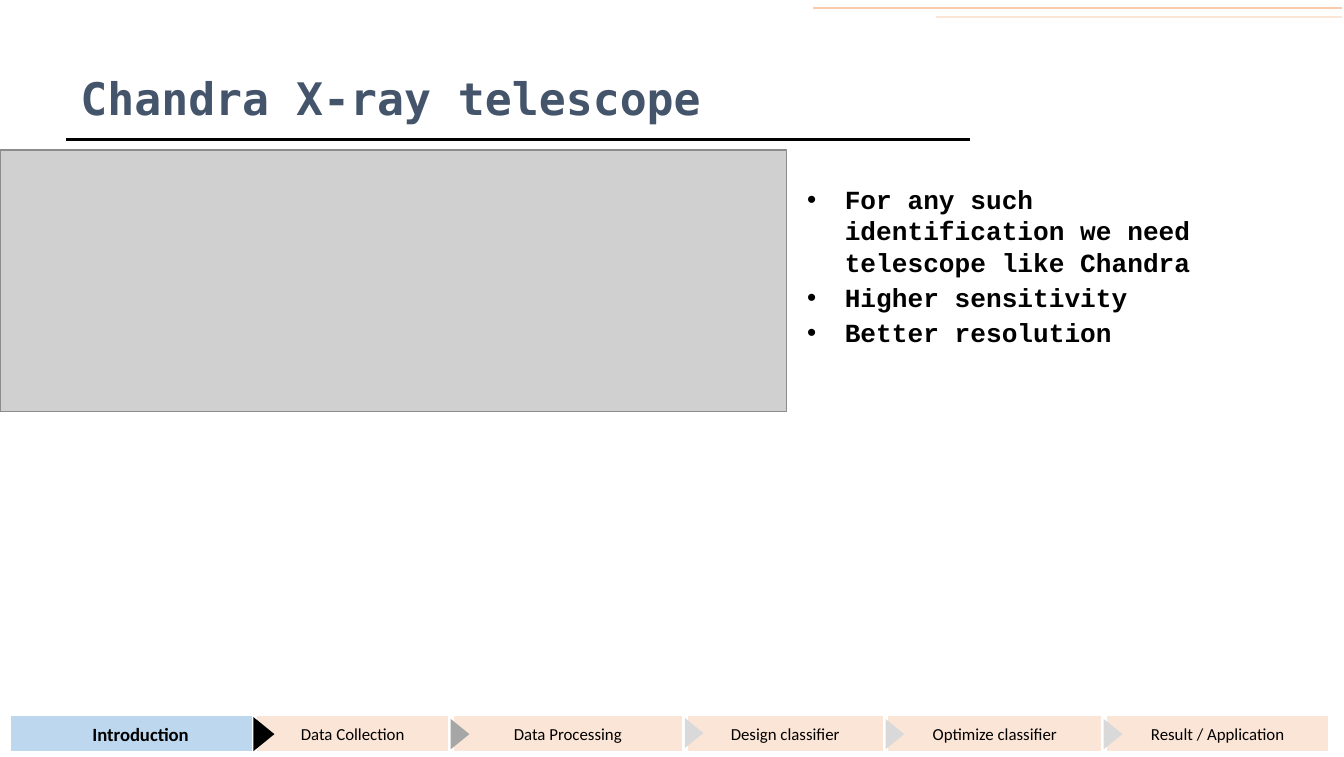
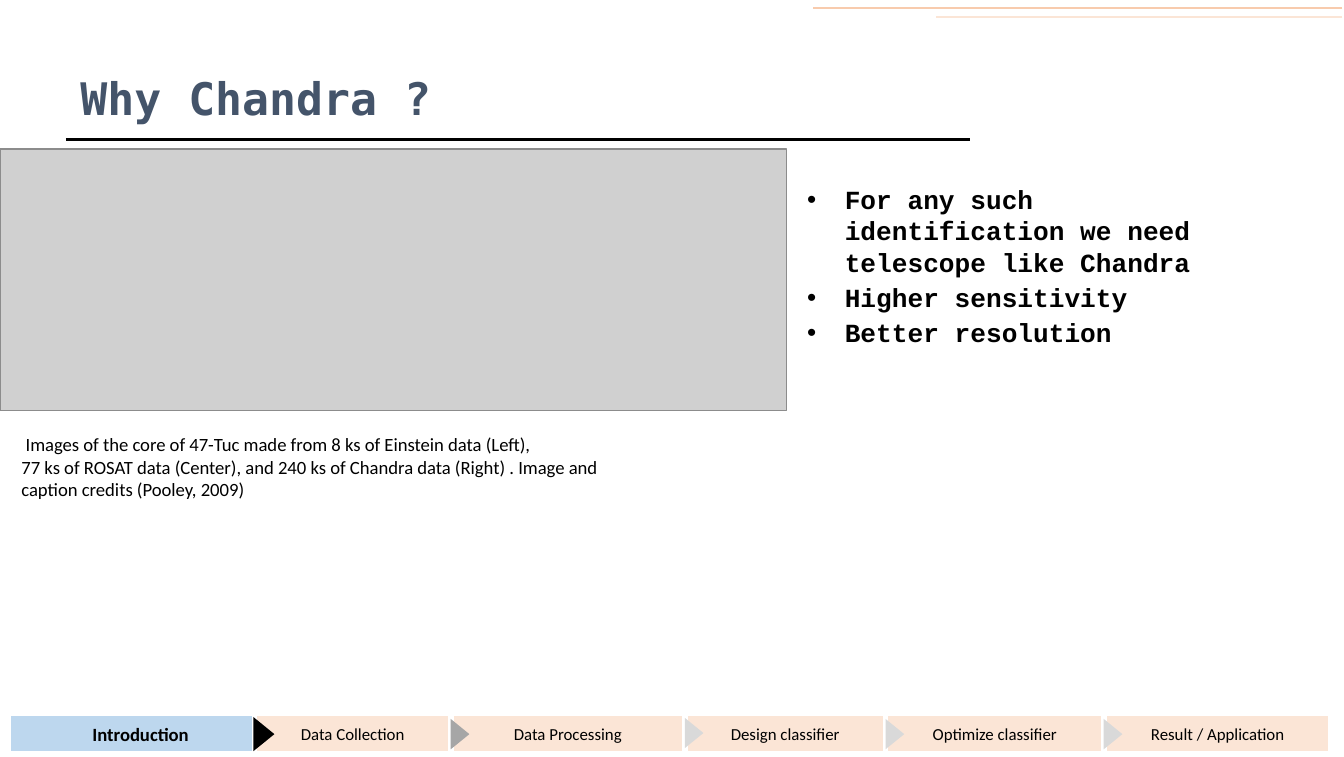
Before and after one commit to KumaranShivam5/gemini, a slide deck: slide 10 of presentation/end_sem_dec_2021/ppt_draft_backup.pptx (slide 8 before the commit). Drawn at 1344x757 pixels with LibreOffice and Linux fonts; fonts in the diff are those of the drawing; grey boxes stand for pictures. Boxes give left, top, right and bottom in pixels: in the first picture for what was removed or moved away, otherwise in the second. Text is boxed around its words. In the diff, an @@ line names an element or a change of style, - is before the commit and + after.

```diff
--- a/presentation/end_sem_dec_2021/ppt_draft_backup.pptx
+++ b/presentation/end_sem_dec_2021/ppt_draft_backup.pptx
@@ title at [80, 81, 377, 125]: text changed @@
-Chandra X-ray telescope
+Why Chandra ?
@@ text added at [21, 437, 598, 499], 10 pt, text #000000 @@
+Images of the core of 47-Tuc made from 8 ks of Einstein data (Left),
+77 ks of ROSAT data (Center), and 240 ks of Chandra data (Right) . Image and
+caption credits (Pooley, 2009)
```
Also in this commit, not shown: 53 other slides changed, 9 slides added, 1 slide removed, 15 other files.
